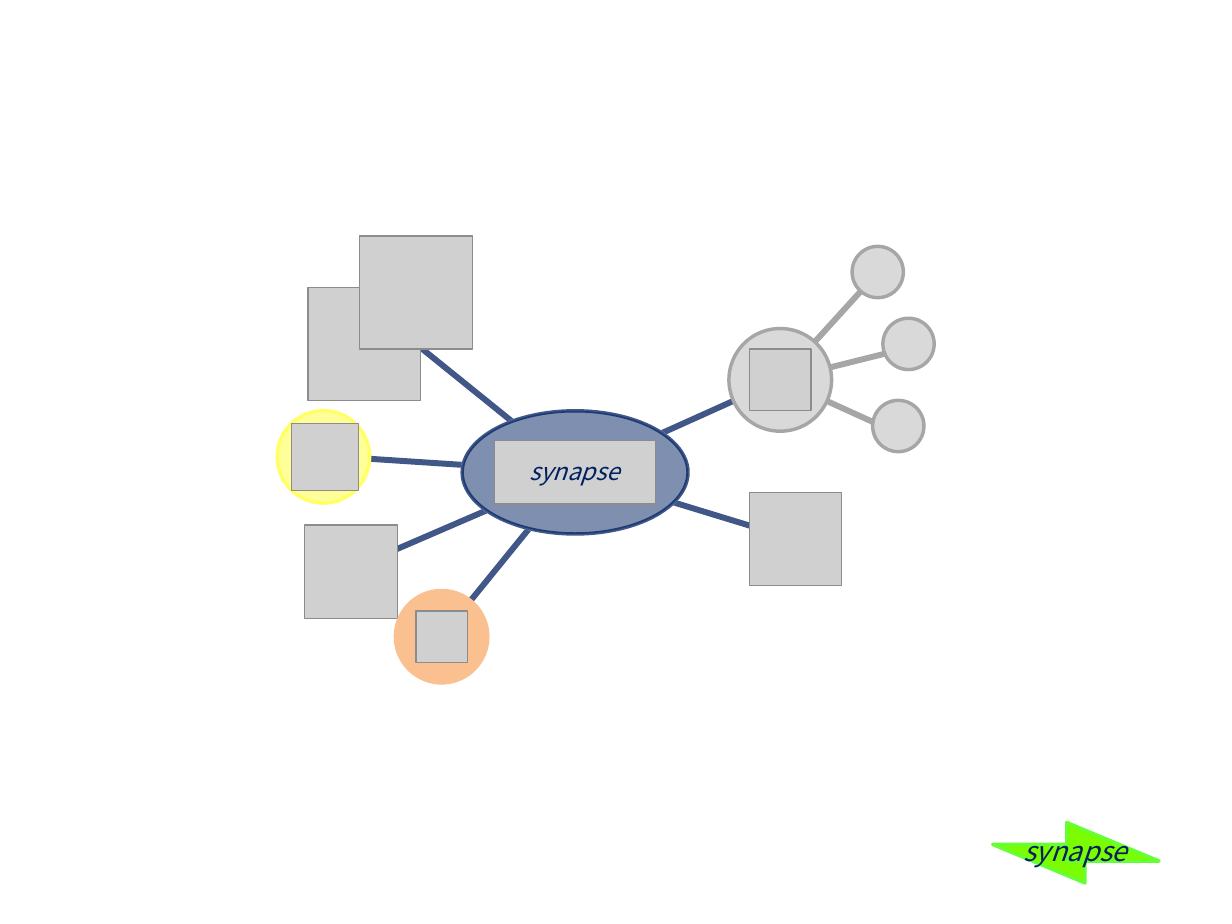
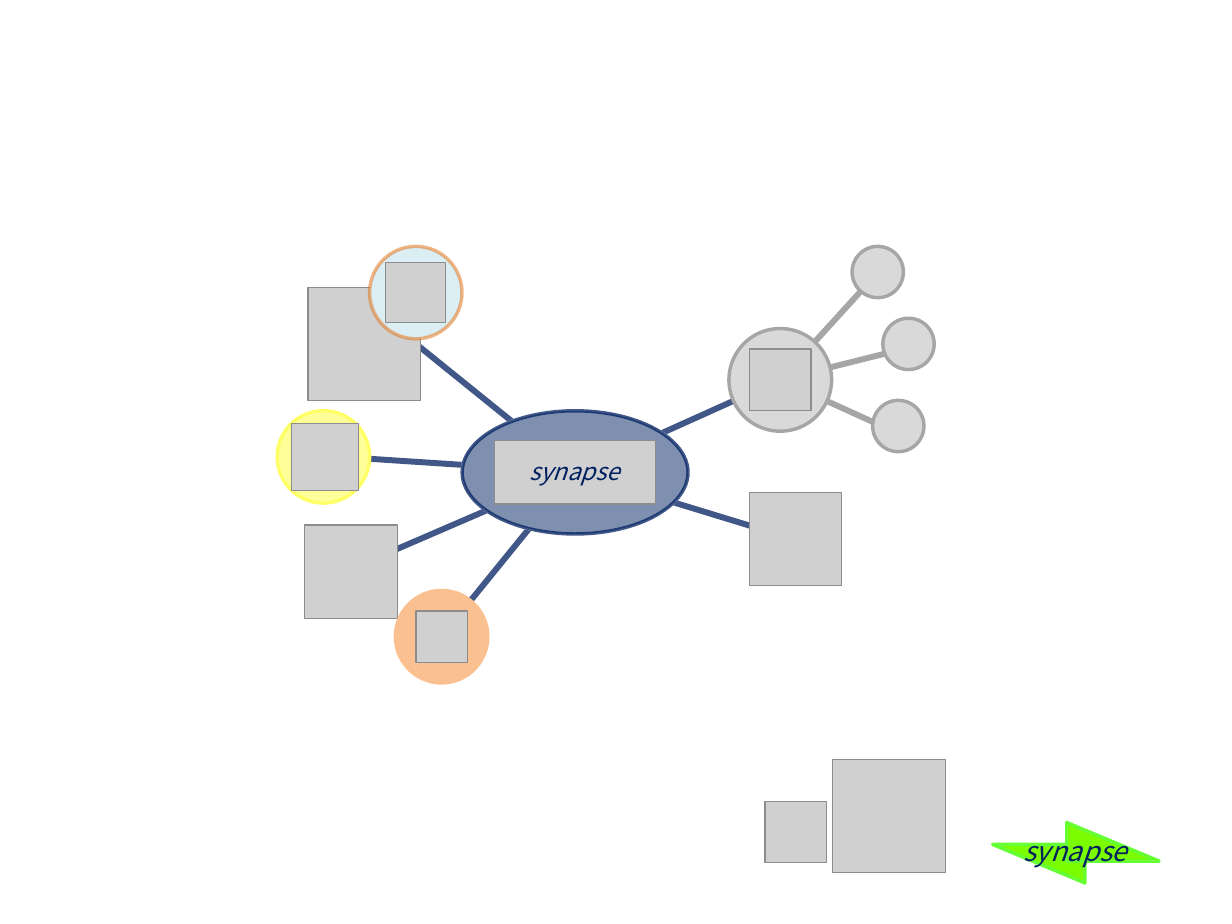
Before and after one commit to SynapseProject/synapse.core.net, a slide deck: slide 2 of resources/graphics.pptx. Drawn at 1232x924 pixels with LibreOffice and Linux fonts; fonts in the diff are those of the drawing; grey boxes stand for pictures. Boxes give left, top, right and bottom in pixels: in the first picture for what was removed or moved away, otherwise in the second. Text is boxed around its words. In the diff, an @@ line names an element or a change of style, - is before the commit and + after.

```diff
--- a/resources/graphics.pptx
+++ b/resources/graphics.pptx
@@ ellipse added at (x1=370, y1=246, x2=462, y2=339), fill #DBEEF4, outline #E46C0A 2 pt @@
@@ picture added at (x1=386, y1=262, x2=446, y2=323) @@
@@ picture moved from (x1=360, y1=237, x2=473, y2=350) to (x1=833, y1=760, x2=946, y2=873) @@
@@ picture added at (x1=765, y1=802, x2=827, y2=864) @@
```
Also in this commit, not shown: 3 other slides changed, 11 other files.
